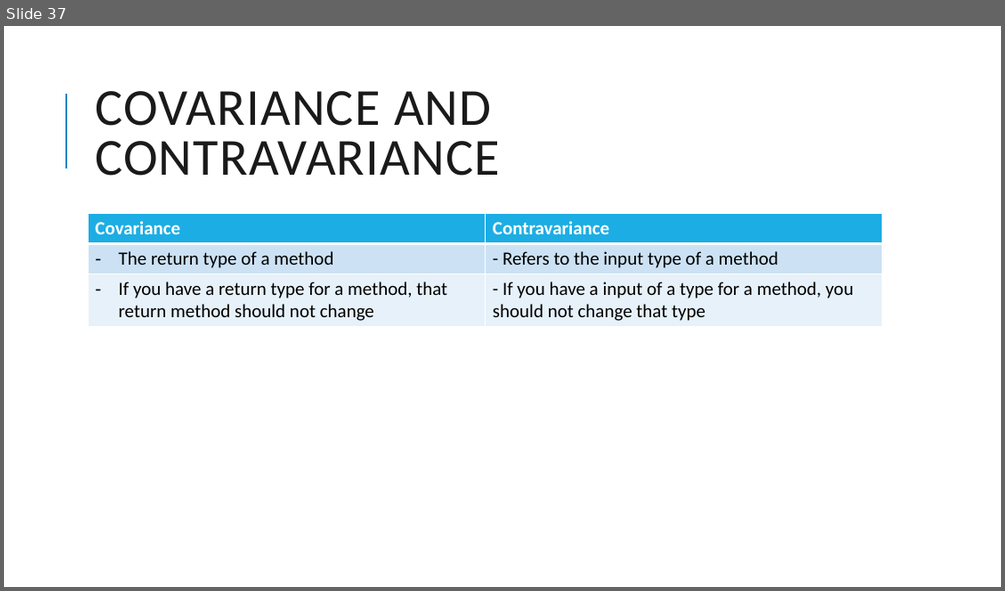
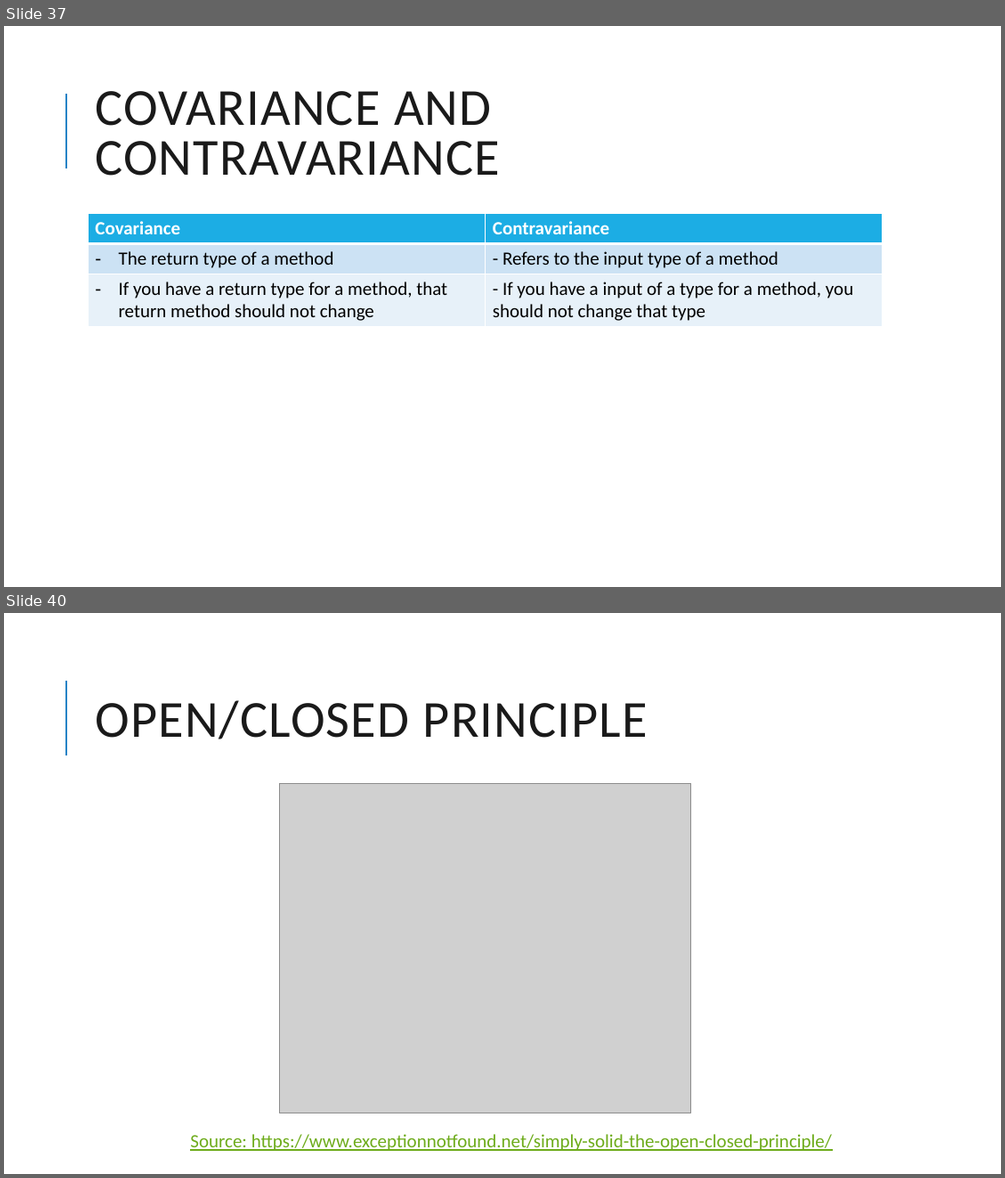
Before and after one commit to nadiacomanici/SolidPrinciples, a slide deck: SOLID Principles.pptx. Shown one above the other, each under a label of ours: slide 37 before the commit, slides 37 and 40 after it; the slides between them are not shown. The pictures are 1005x591 and 1005x1178 pixels, drawn with LibreOffice and Linux fonts; fonts in the diff are those of the drawing; grey boxes stand for pictures. Boxes give left, top, right and bottom in pixels: in the first picture for what was removed or moved away, otherwise in the second. Text is boxed around its words. In the diff, an @@ line names an element or a change of style, - is before the commit and + after.

```diff
--- a/SOLID Principles.pptx
+++ b/SOLID Principles.pptx
@@ slide 40 added at (4, 613, 1001, 1174), background #FFFFFF; not listed: 1 template element that a slide beside it also shows @@
@@ title added at (95, 700, 647, 739), 50 pt, text #1A1A1A @@
+OPEN/CLOSED PRINCIPLE
@@ picture added at (280, 784, 691, 1112) @@
@@ text added at (190, 1134, 832, 1151), 18 pt, text #6EAC1C, underline @@
+Source: https://www.exceptionnotfound.net/simply-solid-the-open-closed-principle/
```
Also in this commit, not shown: 2 slides changed, 6 other slides added, 16 other files.
